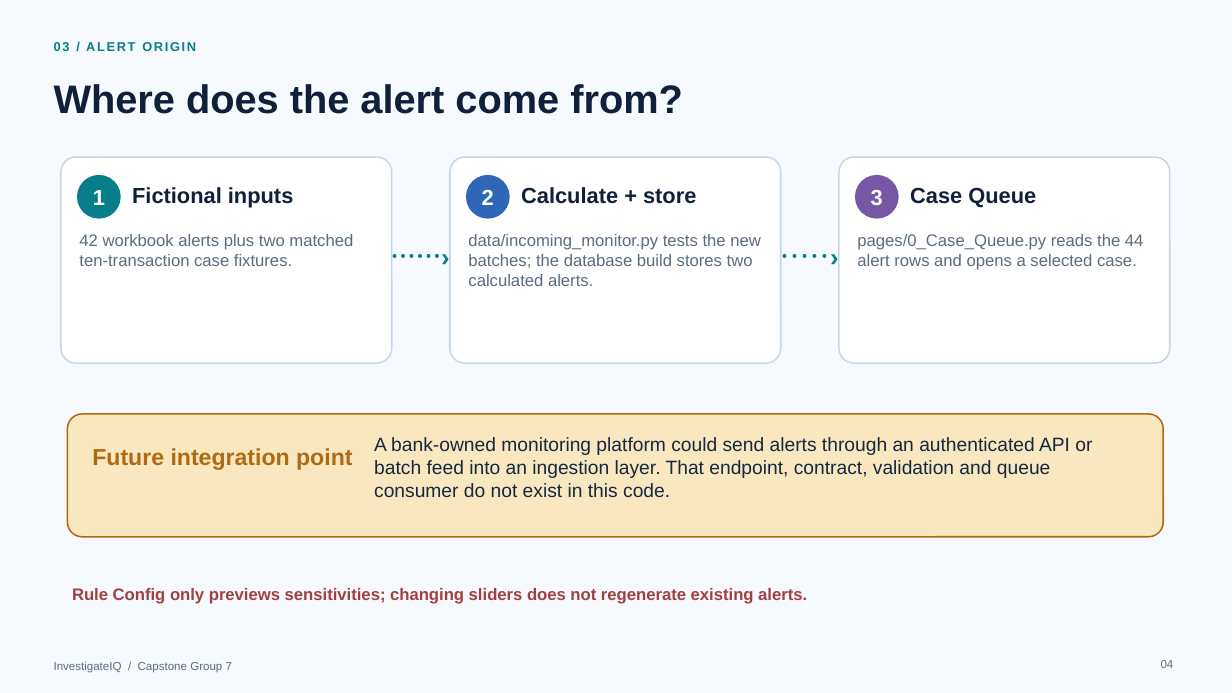
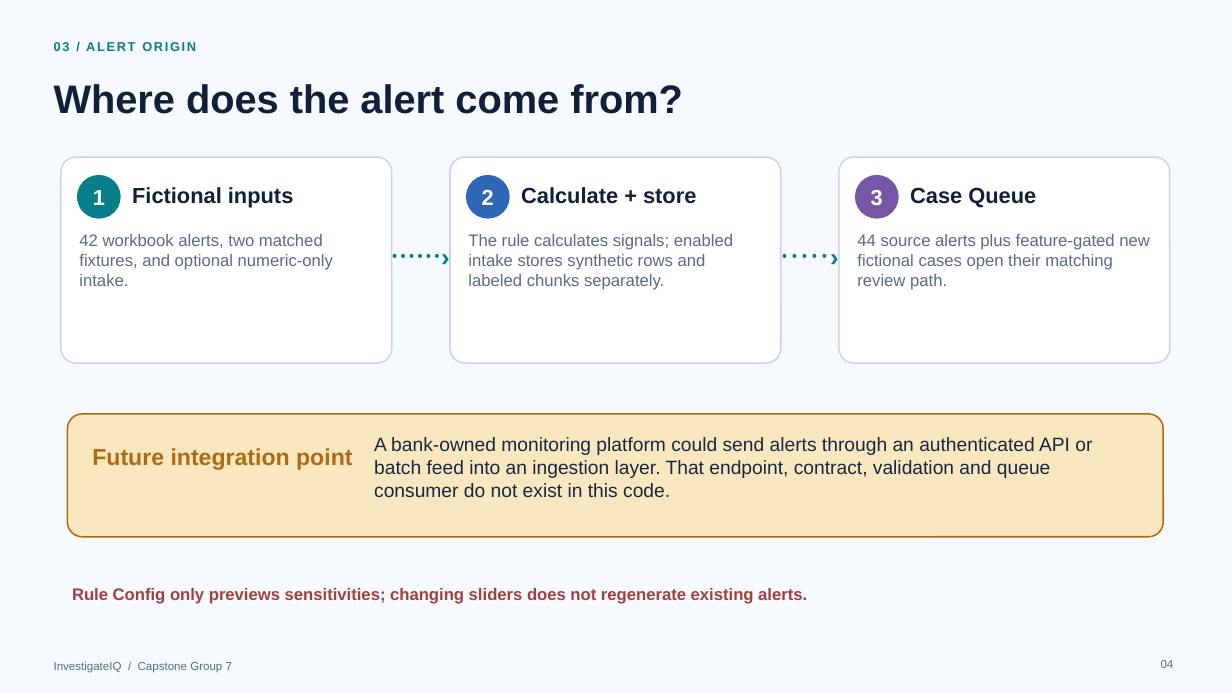
Before and after one commit to swetadminc/CapstoneProject, a slide deck: slide 4 of Product Docs/InvestigateIQ_Technical_Flow.pptx. Drawn at 1232x693 pixels with LibreOffice and Linux fonts; fonts in the diff are those of the drawing. Boxes give left, top, right and bottom in pixels: in the first picture for what was removed or moved away, otherwise in the second. Text is boxed around its words. In the diff, an @@ line names an element or a change of style, - is before the commit and + after.

Commit message:
Add fictional intake evidence and calculated investigation workflow

```diff
--- a/Product Docs/InvestigateIQ_Technical_Flow.pptx
+++ b/Product Docs/InvestigateIQ_Technical_Flow.pptx
@@ text at (x1=79, y1=234, x2=333, y2=286): text changed @@
-42 workbook alerts plus two matched ten-transaction case fixtures.
+42 workbook alerts, two matched fixtures, and optional numeric-only intake.
@@ text at (x1=468, y1=234, x2=733, y2=290): text changed @@
-data/incoming_monitor.py tests the new batches; the database build stores two calculated alerts.
+The rule calculates signals; enabled intake stores synthetic rows and labeled chunks separately.
@@ text at (x1=857, y1=234, x2=1150, y2=290): text changed @@
-pages/0_Case_Queue.py reads the 44 alert rows and opens a selected case.
+44 source alerts plus feature-gated new fictional cases open their matching review path.
```
Also in this commit, not shown: 9 other slides changed, 23 other files.
